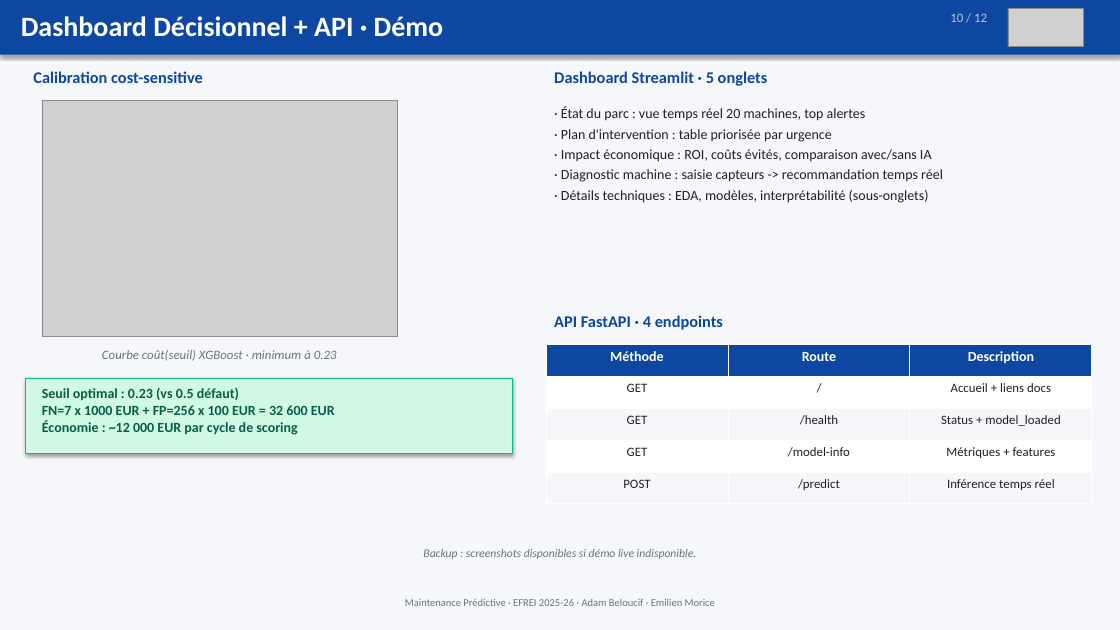
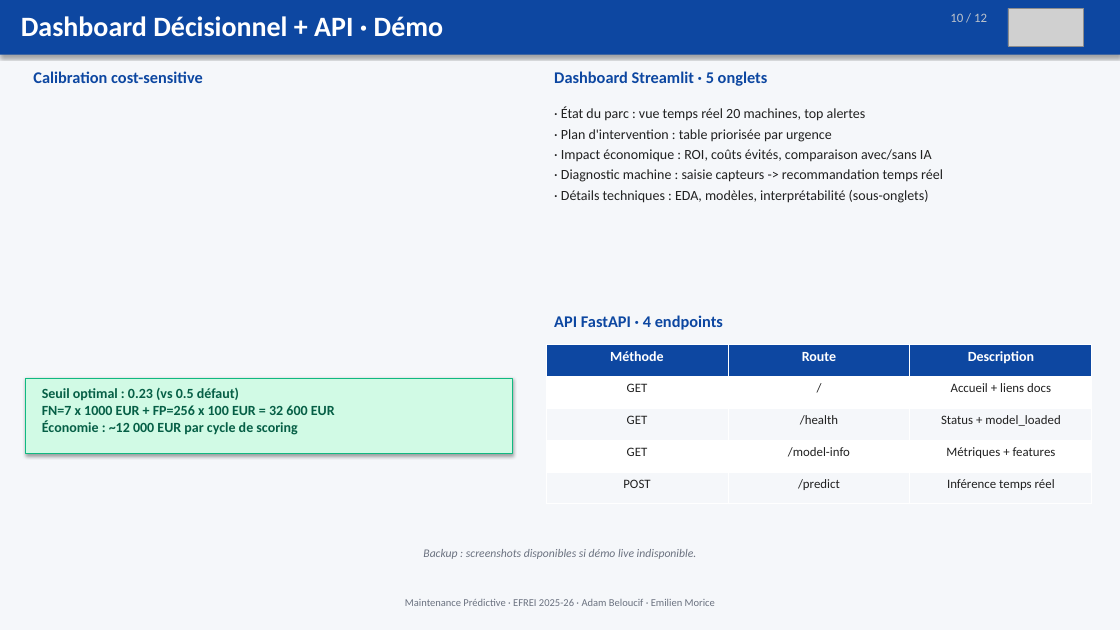
Before and after one commit to Adam-Blf/maintenance-predictive-industrielle, a slide deck: slide 10 of reports/11/presentation.pptx. Drawn at 1120x630 pixels with LibreOffice and Linux fonts; fonts in the diff are those of the drawing; grey boxes stand for pictures. Boxes give left, top, right and bottom in pixels: in the first picture for what was removed or moved away, otherwise in the second. Text is boxed around its words. In the diff, an @@ line names an element or a change of style, - is before the commit and + after.

Commit message:
build: regenerate PDF report + PPTX with real metrics (XGBoost F1=0.886 ROC-AUC=0.995) (#4)

```diff
--- a/reports/11/presentation.pptx
+++ b/reports/11/presentation.pptx
@@ picture removed at (42, 101, 397, 336) @@
@@ text removed at (102, 350, 337, 361) @@
-Courbe coût(seuil) XGBoost · minimum à 0.23
```
Also in this commit, not shown: 2 other slides changed, 1 other file.
